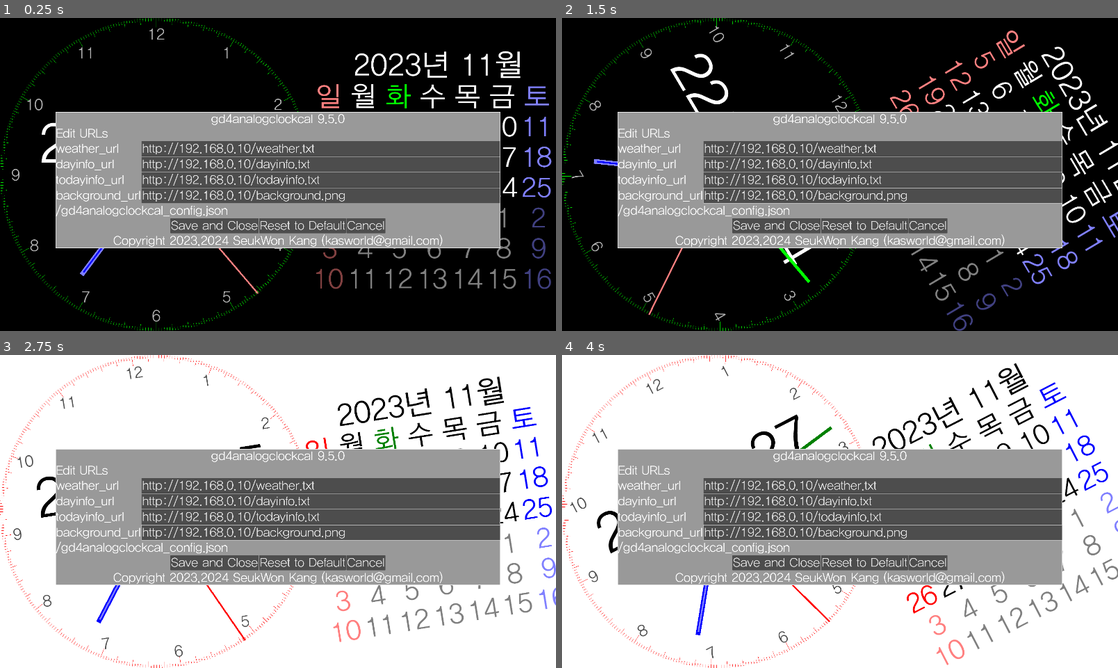
Above: before the commit, frames 1-4 (two rows, left to right).
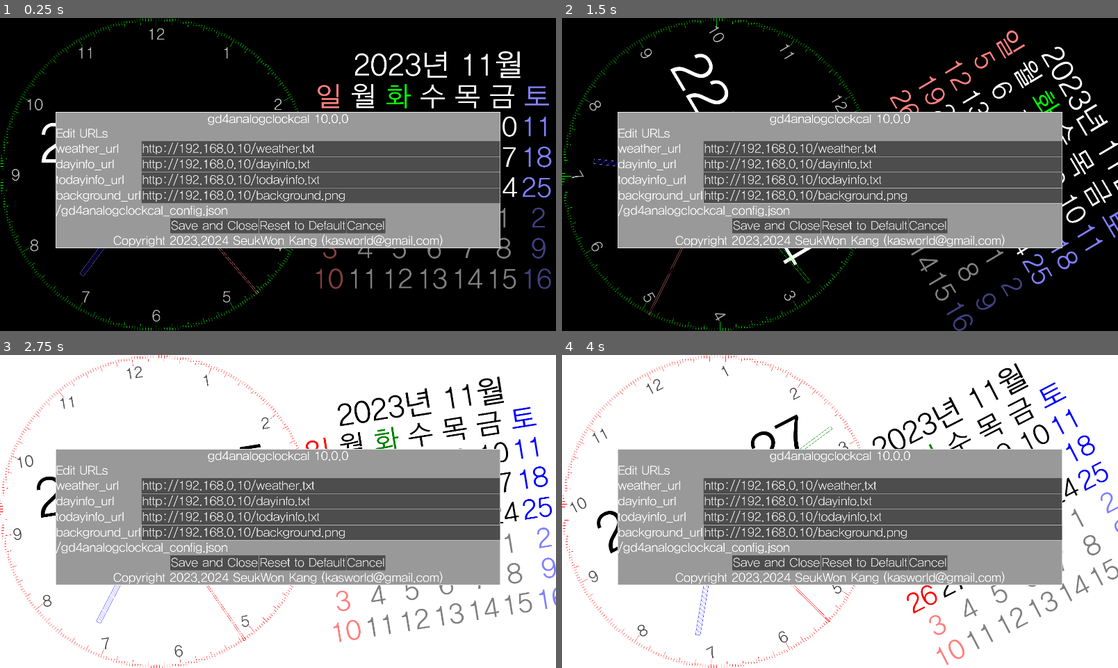
Above: after the commit, the same moments.

Repository: kasworld/gd4analogclockcal
Game: Godot game, scene res://main.tscn
Two runs of this game, one before a commit and one after it. Both use one fixed random seed, a clock stepped at 60 frames per second and the inputs below.
Inputs (mouse positions are in pixels of both pictures, inside the frame that each line leads up to):
- Up to frame 1 (0.25 s): no input
- Up to frame 2 (1.5 s): tap Enter at 0.5, 0.6, 1.35 s; move the mouse to (962, 158) at 0.52 s; click (962, 158) at 0.67 s; move the mouse to (728, 190) at 1.27 s; click (728, 190) at 1.42 s
- Up to frame 3 (2.75 s): move the mouse to (333, 442) at 2.02 s; tap Enter at 2.1 s; click (333, 442) at 2.17 s
- Up to frame 4 (4 s): move the mouse to (812, 574) at 2.77 s; tap Enter at 2.85, 3.6 s; click (812, 574) at 2.92 s; move the mouse to (1006, 558) at 3.52 s; click (1006, 558) at 3.67 s

The runs differ from the first frame. In frame 1, 0.5% of the frame differs, in the area x 14-63%, y 30-89%; in frame 2, 0.6%; in frame 3, 0.5%; in frame 4, 0.6%, in the area x 24-63%, y 22-90%.
Error in both runs: Attempt to call function 'store_line' in base 'null instance' on a null instance. (res://global/config.gd:13)

Commit message:
change hand to rect

Diff:
--- a/analog_dial/analog_dial.gd
+++ b/analog_dial/analog_dial.gd
@@ -38,7 +38,10 @@
 	queue_redraw()
 
 func _draw() -> void:
-	draw_multiline(dial_lines,Global2d.colors.dial_1, main_radius* line_thick_rate)
+	var w = main_radius* line_thick_rate
+	if w < 1 :
+		w = -1
+	draw_multiline(dial_lines,Global2d.colors.dial_1, w)
 	match draw_num_mode:
 		DrawNumMode.Hour:
 			for i in range(1,13):
--- a/analog_hands/analog_hands.gd
+++ b/analog_hands/analog_hands.gd
@@ -42,10 +42,14 @@
 	for v in hands_param:
 		var rad = calc_rad_for_hand(ms, v[0]) +PI
 		var co = Global2d.colors[v[1]]
+		var w = v[4]*clock_R
+		#if w < 1 :
+			#w = -1
 		var p1 = Vector2(0, v[2]*clock_R)
 		var p2 = Vector2(0, v[3]*clock_R)
 		draw_set_transform(Vector2(0,0), rad)
-		draw_line(p1, p2, co, v[4]*clock_R  )
+		var rt = Rect2(p1-Vector2(w/2,0), p2-p1 + Vector2(w,0))
+		draw_rect(rt,co,false,2)
 	draw_set_transform(Vector2(0,0), 0)
 
 	for v in center_param:
--- a/main.gd
+++ b/main.gd
@@ -12,7 +12,7 @@
 	"background_url",
 	]
 var config = {
-	"version" : "gd4analogclockcal 9.5.0",
+	"version" : "gd4analogclockcal 10.0.0",
 	"weather_url" : "http://192.168.0.10/weather.txt",
 	"dayinfo_url" : "http://192.168.0.10/dayinfo.txt",
 	"todayinfo_url" : "http://192.168.0.10/todayinfo.txt",
